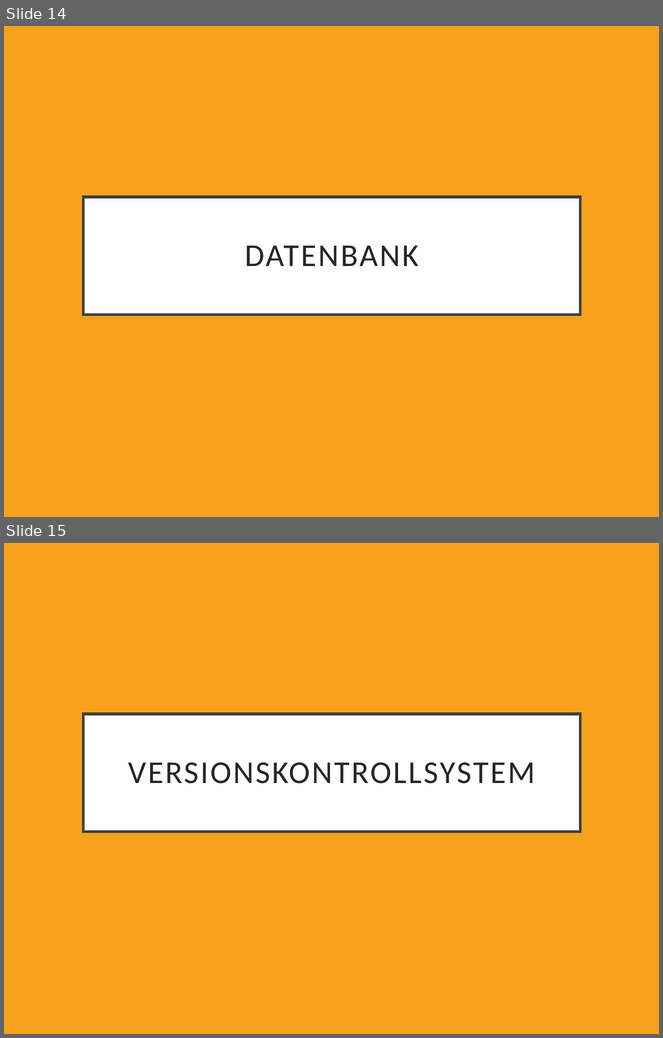
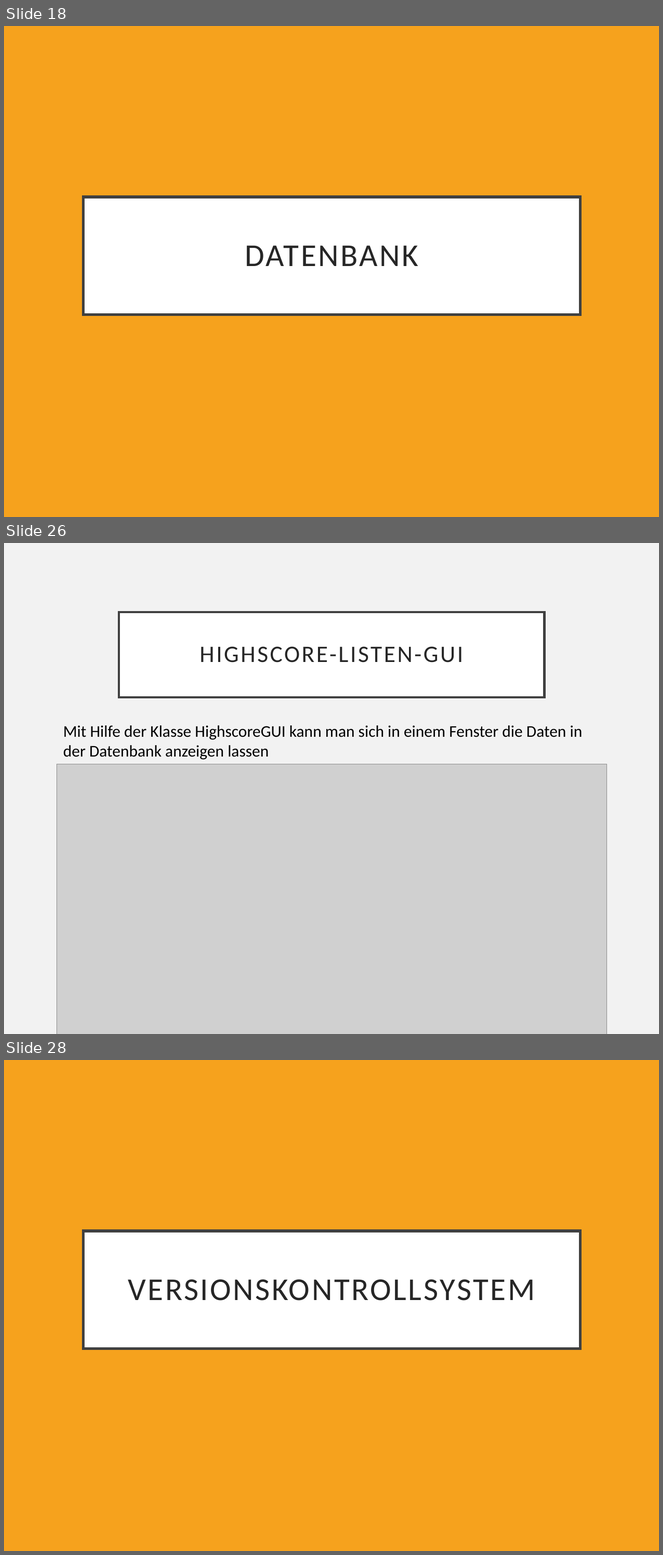
Before and after one commit to HeikoDudzus/VierGewinnt, a slide deck: Dokumente/Programmierprojekt.pptx. Shown one above the other, each under a label of ours: slides 14 and 15 before the commit, slides 18, 26 and 28 after it; the slides between them are not shown. The pictures are 663x1038 and 663x1555 pixels, drawn with LibreOffice and Linux fonts; fonts in the diff are those of the drawing; grey boxes stand for pictures. Boxes give left, top, right and bottom in pixels: in the first picture for what was removed or moved away, otherwise in the second. Text is boxed around its words. In the diff, an @@ line names an element or a change of style, - is before the commit and + after.

```diff
--- a/Dokumente/Programmierprojekt.pptx
+++ b/Dokumente/Programmierprojekt.pptx
@@ slide 26 added at [4, 543, 659, 1034], background #F2F2F2 @@
@@ title added at [119, 612, 545, 697], fill #FFFFFF, outline #404040 2.5 pt, 26 pt, text #262626 @@
+HIGHSCORE-LISTEN-GUI
@@ text added at [63, 726, 583, 760], 18 pt, text #000000 @@
+Mit Hilfe der Klasse HighscoreGUI kann man sich in einem Fenster die Daten in der Datenbank anzeigen lassen
@@ picture added at [57, 764, 607, 1034] @@
@@ what was slide 14 is now slide 18 @@
@@ what was slide 15 is now slide 28 @@
```
Also in this commit, not shown: 1 slide changed, 12 other slides added.
